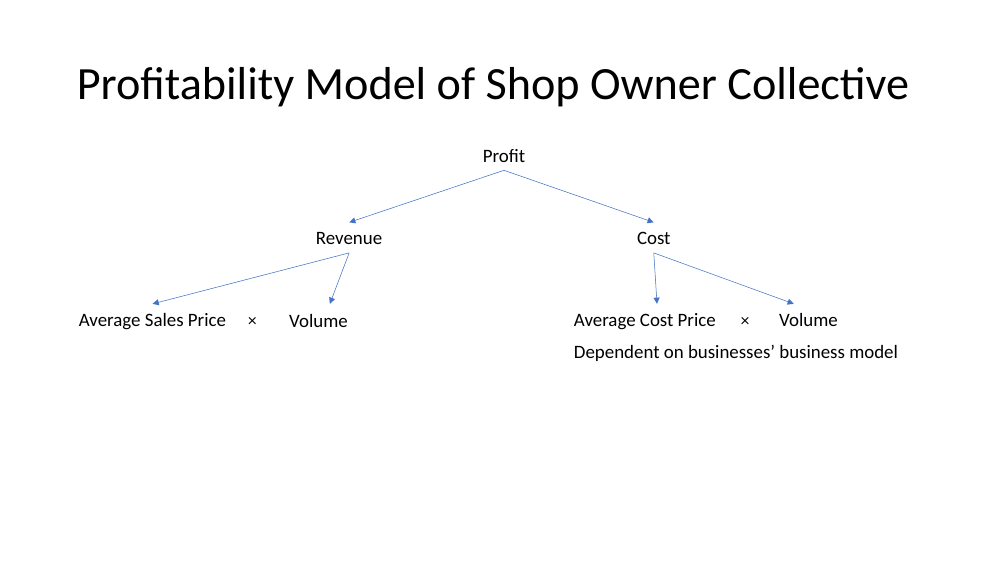
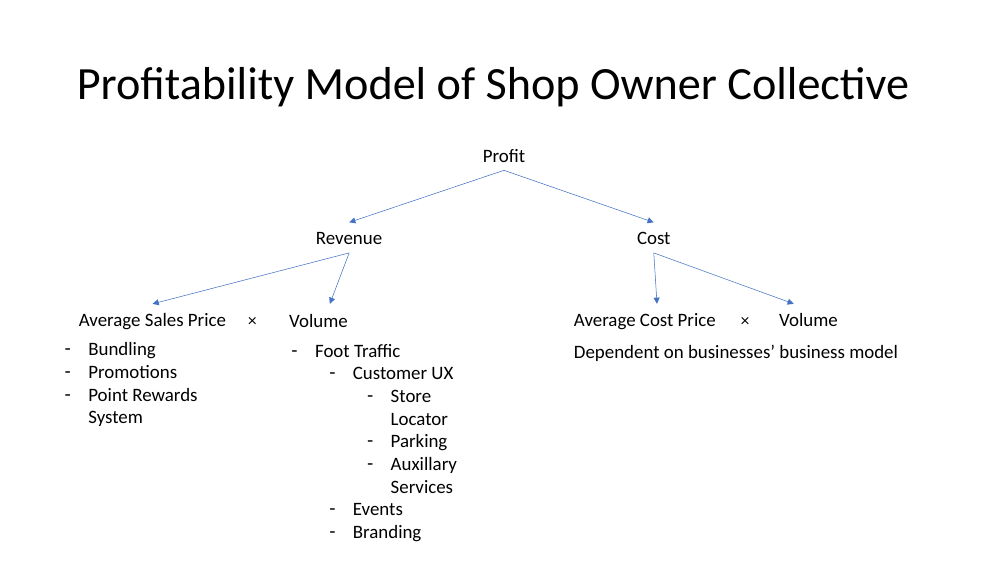
Before and after one commit to MeCode4Food/ACNAPI-code-challenge, a slide deck: slide 11 of Business use case for Mall app.pptx (slide 10 before the commit). Drawn at 1008x567 pixels with LibreOffice and Linux fonts; fonts in the diff are those of the drawing. Boxes give left, top, right and bottom in pixels: in the first picture for what was removed or moved away, otherwise in the second. Text is boxed around its words. In the diff, an @@ line names an element or a change of style, - is before the commit and + after.

```diff
--- a/Business use case for Mall app.pptx
+++ b/Business use case for Mall app.pptx
@@ text added at (88,342,197,426), 18 pt, text #000000 @@
+– Bundling
+– Promotions
+– Point Rewards System
@@ text added at (315,344,457,542), 18 pt, text #000000 @@
+– Foot Traffic
+  – Customer UX
+    – Store Locator
+    – Parking
+    – Auxillary Services
+  – Events
+  – Branding
```
Also in this commit, not shown: 1 other slide changed, 2 slides added, 1 other file.
